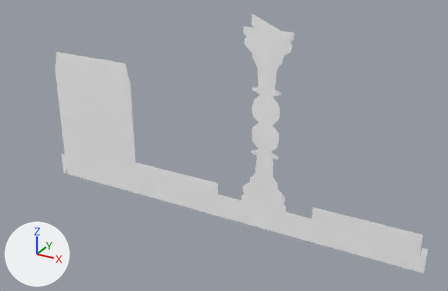
What one commit did to the Blender file models/blend/pawn.blend.
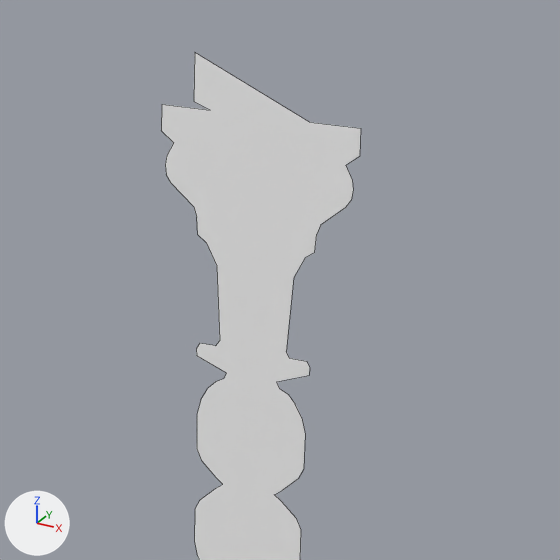
Each version is shown whole from a 50 mm camera at (4.4, -9.55, 6.37) aimed at (-0.62, -0.43, 1.81), then close up on the part from 45% to 77% of the width and 0% to 49% of the height. Every picture has the same lights, and +X, +Y and +Z are marked at lower left. The last two pictures show the newer version. The close-ups show mesh edges as thin lines.

Objects in the first close-up: 'Pawn.001'.
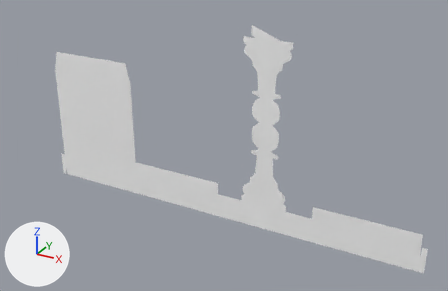
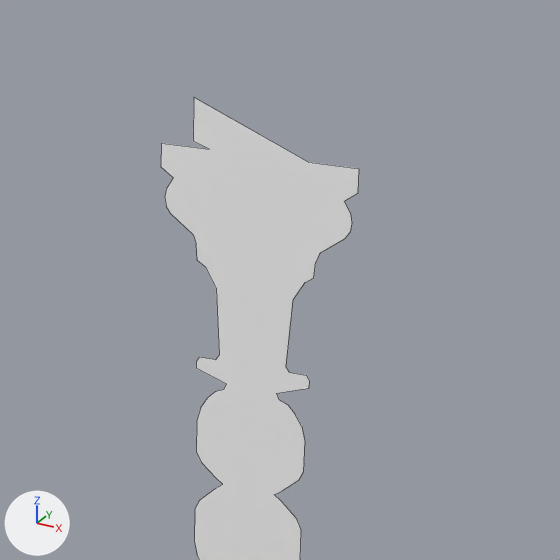
Where the change shows, as pixel boxes (x1, y1, x2, y2) in the close-ups (560 x 560 px):
'Pawn.001', reshaped: before (161, 53, 361, 560); after (161, 98, 359, 560)

Patch to the scene script:
```diff
--- a/models/blend/pawn.blend.py
+++ b/models/blend/pawn.blend.py
@@ me_立方体_001 @@
 # used by ob_pawn_001; location = (0.0, 0.0, 0.0)
-me_立方体_001.from_pydata(...)  # 156 vertices, 3 faces, 8 loose edges; spans x -5.1..3.1, y -1.0..0.0, z 0.0..4.17
+me_立方体_001.from_pydata(...)  # 156 vertices, 3 faces, 8 loose edges; spans x -5.1..3.1, y -1.0..0.0, z 0.0..3.98
+# me_立方体_001 part 1: all 54 vertices in x -0.47..0.47, y 0.0, z 2.3..4.17 are scaled about their middle by (1, 0, 0.9), then moved by (0.0, 0.0, -0.1)
 me_立方体_001.materials.append(mat_whites)
```
